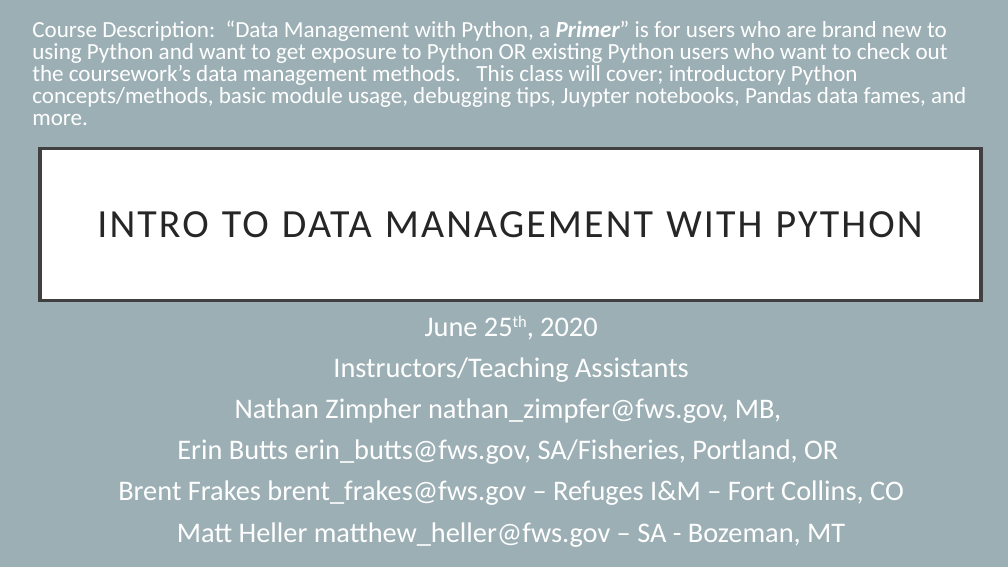
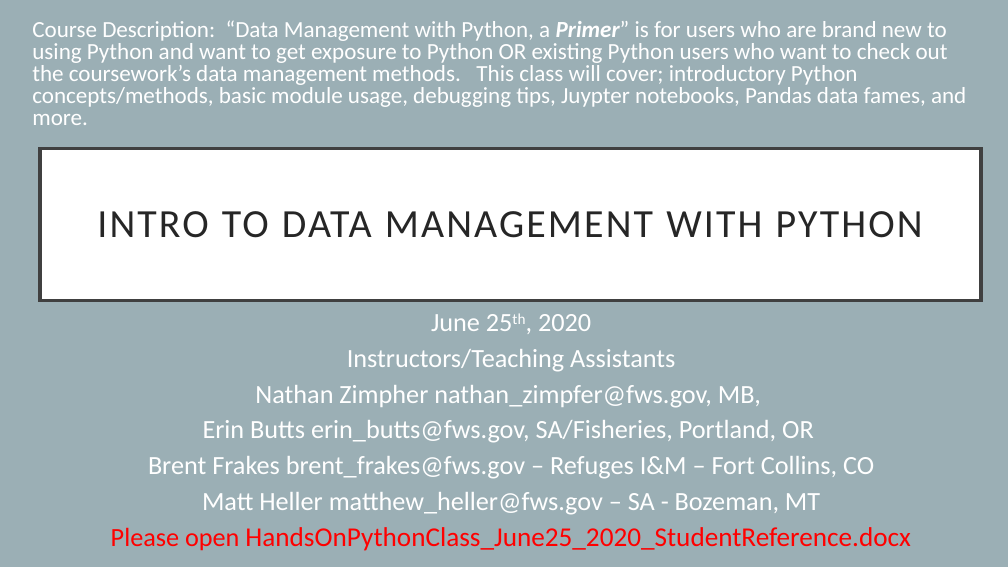
Before and after one commit to thoufer/IntroPythonDataTraining, a slide deck: slide 1 of additional_resources/HandsOnPythonClass_June25_2020.pptx. Drawn at 1008x567 pixels with LibreOffice and Linux fonts; fonts in the diff are those of the drawing. Boxes give left, top, right and bottom in pixels: in the first picture for what was removed or moved away, otherwise in the second. Text is boxed around its words. In the diff, an @@ line names an element or a change of style, - is before the commit and + after.

```diff
--- a/additional_resources/HandsOnPythonClass_June25_2020.pptx
+++ b/additional_resources/HandsOnPythonClass_June25_2020.pptx
@@ subtitle at box(148, 314, 874, 515): size 27 to 25 pt in "June 25th, 2020", "Instructors/Teaching Assistants", "Nathan Zimpher nathan_zimpfer@fws.gov, MB,", "Erin Butts erin_butts@fws.gov, SA/Fisheries, Portland, OR" and 2 more places; line spacing 0.9 to 0.8 @@
@@ subtitle at box(111, 527, 911, 551): paragraph added @@
+Please open HandsOnPythonClass_June25_2020_StudentReference.docx
```
Also in this commit, not shown: 15 other slides changed.
